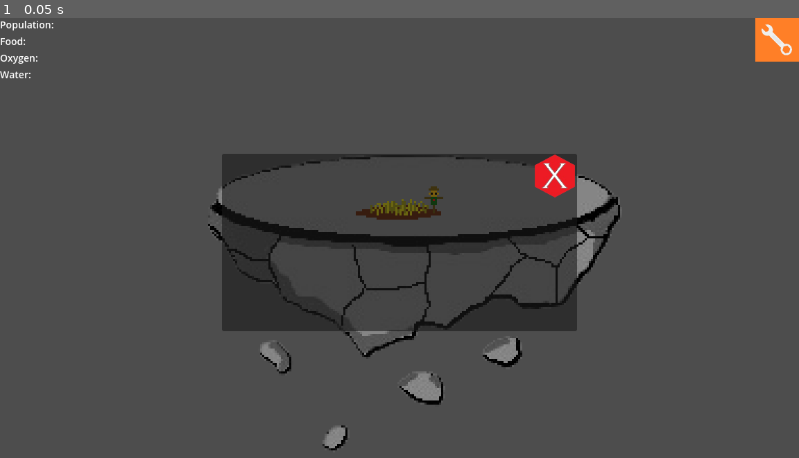
Above: before the commit, frame 1.
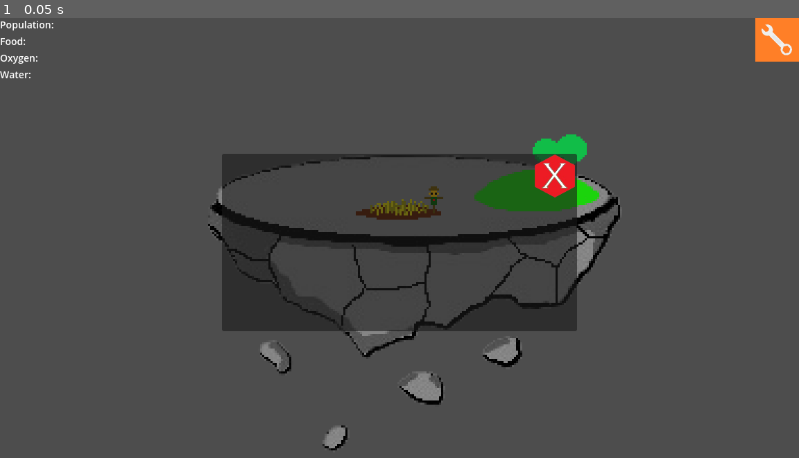
Above: after the commit, the same moment.

Repository: AvilaAndre/GlobalGameJam2025
Game: Godot game, scene res://scenes/planet_focus.tscn
Same seed, same stepped clock (60 frames per second), same inputs: the game is played once before the commit and once after it. This scene is started directly instead of the project's main scene.
Inputs:
- Up to frame 1 (0.05 s): no input

The runs differ from the first frame. In frame 1, 1.2% of the frame differs, in the area x 59-75%, y 26-44%.
Error in both runs: Invalid assignment of property or key 'id' with value of type 'Nil' on a base object of type 'Node2D (planet_info.gd)'. (res://scripts/planet.gd:7)

Commit message:
feat: added levels to resources

Diff:
--- a/entities/planet.tscn
+++ b/entities/planet.tscn
@@ -1,9 +1,10 @@
-[gd_scene load_steps=5 format=3 uid="uid://j7auxi2knis7"]
+[gd_scene load_steps=6 format=3 uid="uid://j7auxi2knis7"]
 
 [ext_resource type="Script" path="res://scripts/planet.gd" id="1_d3wlt"]
 [ext_resource type="Texture2D" uid="uid://yxoetu0tukml" path="res://Assets/Island_no_bg-sheet.png" id="2_fhy1l"]
 [ext_resource type="Texture2D" uid="uid://bkvmwahcli2sl" path="res://Assets/Overlay_Food_1.png" id="3_j1mt7"]
 [ext_resource type="PackedScene" uid="uid://cdwafagcywems" path="res://entities/planet_info.tscn" id="4_j3oi0"]
+[ext_resource type="Texture2D" uid="uid://btdb741uugob1" path="res://Assets/Overlay_Woods_1.png" id="5_tosvl"]
 
 [node name="Planet" type="Node2D"]
 script = ExtResource("1_d3wlt")
@@ -17,3 +18,7 @@
 texture = ExtResource("3_j1mt7")
 
 [node name="PlanetInfo" parent="." instance=ExtResource("4_j3oi0")]
+
+[node name="Oxygen" type="Sprite2D" parent="."]
+texture_filter = 1
+texture = ExtResource("5_tosvl")
--- a/project.godot
+++ b/project.godot
@@ -21,6 +21,12 @@
 Autoload="*res://scripts/globals/autoload.gd"
 SceneSwitcher="*res://scripts/globals/scene_switcher.gd"
 
+[file_customization]
+
+folder_colors={
+"res://Assets/": "red"
+}
+
 [rendering]
 
 renderer/rendering_method="gl_compatibility"
--- a/scripts/globals/autoload.gd
+++ b/scripts/globals/autoload.gd
@@ -14,6 +14,8 @@
 func _ready() -> void:
 	planets[0].food = 100
 	planets[0].population = 5
+	planets[0].food_lvl = 1
+	planets[0].oxygen_lvl = 1
 
 
 func _process(_delta: float) -> void:
--- a/scripts/planet.gd
+++ b/scripts/planet.gd
@@ -8,10 +8,17 @@
 
 	print("new Planet instantiated ", id)
 
+	$Food.visible = false
+	$Oxygen.visible = false
+
 
 # Called every frame. 'delta' is the elapsed time since the previous frame.
 func _process(_delta: float) -> void:
-	pass
+	var data = info().get_data()
+	if data == null: return
+
+	$Food.visible = data.food_lvl > 0
+	$Oxygen.visible = data.oxygen_lvl > 0
 
 
 func info() -> Node2D:
--- a/scripts/types/planet_type.gd
+++ b/scripts/types/planet_type.gd
@@ -1,4 +1,5 @@
 class_name PlanetType
+
 
 var id: int
 var position: Vector2
@@ -6,6 +7,9 @@
 var food: float
 var oxygen: float
 var population: int
+
+var food_lvl: int
+var oxygen_lvl: int
 
 var running : bool = true
 
@@ -16,3 +20,6 @@
 	self.food = 0.0
 	self.oxygen = 0.0
 	self.population = 0
+
+	self.food_lvl = 0
+	self.oxygen_lvl = 0
